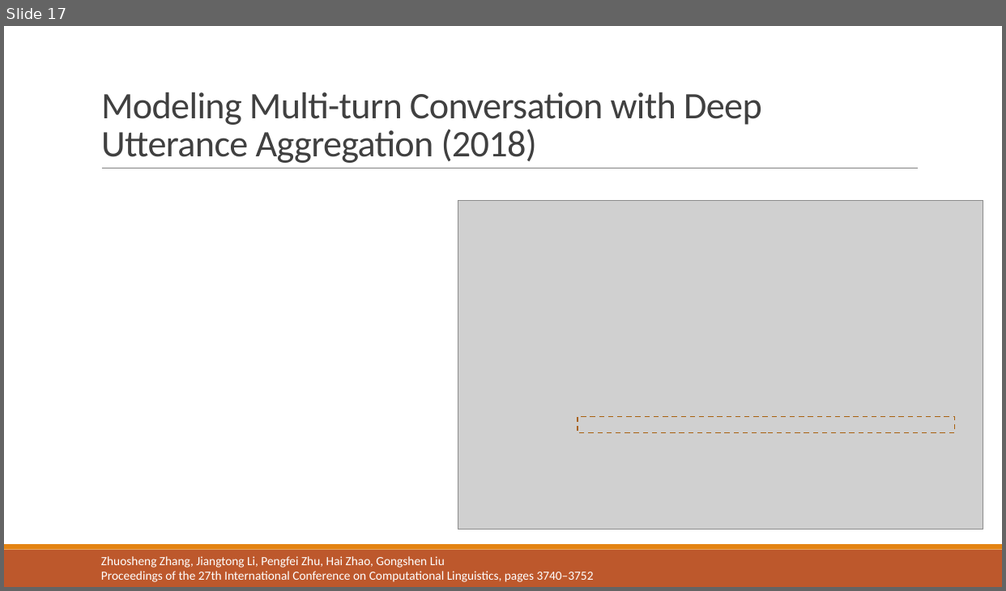
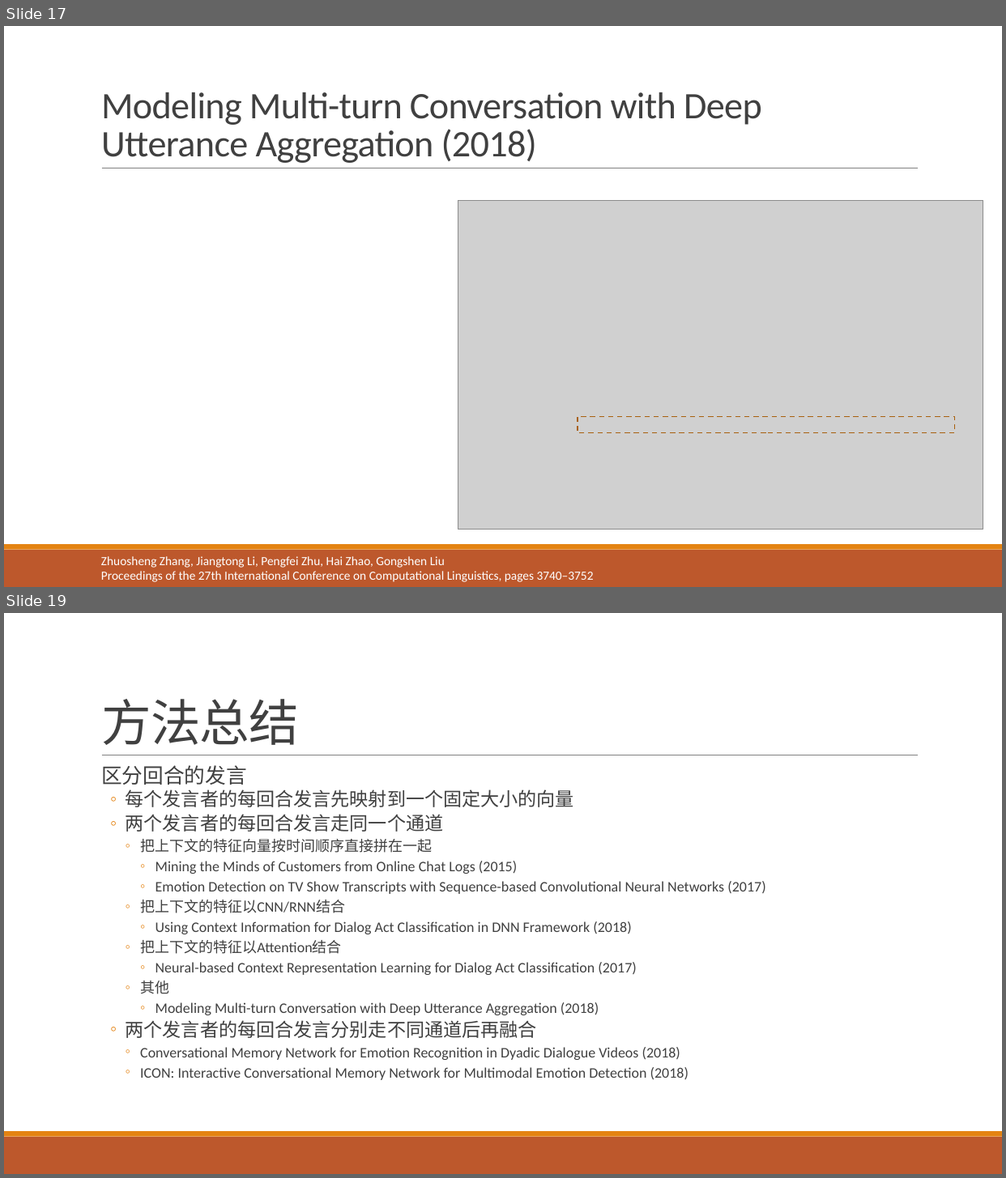
Before and after one commit to liangxh/grad, a slide deck: [报告] Text Emotion Detection.pptx. Shown one above the other, each under a label of ours: slide 17 before the commit, slides 17 and 19 after it; the slides between them are not shown. The pictures are 1006x591 and 1006x1178 pixels, drawn with LibreOffice and Linux fonts; fonts in the diff are those of the drawing; grey boxes stand for pictures. Boxes give left, top, right and bottom in pixels: in the first picture for what was removed or moved away, otherwise in the second. Text is boxed around its words. In the diff, an @@ line names an element or a change of style, - is before the commit and + after.

```diff
--- a/[报告] Text Emotion Detection.pptx
+++ b/[报告] Text Emotion Detection.pptx
@@ slide 19 added at [4, 613, 1002, 1174], background #FFFFFF; not listed: 3 template elements that a slide beside it also shows @@
@@ title added at [101, 699, 299, 745], 48 pt, text #404040 @@
+方法总结
@@ text added at [101, 765, 765, 1080], 14 pt, text #404040 @@
+  区分回合的发言
+  ◦ 每个发言者的每回合发言先映射到一个固定大小的向量
+  ◦ 两个发言者的每回合发言走同一个通道
+    ◦ 把上下文的特征向量按时间顺序直接拼在一起
+      ◦ Mining the Minds of Customers from Online Chat Logs (2015)
+      ◦ Emotion Detection on TV Show Transcripts with Sequence-based Convolutional Neural Networks (2017)
+    ◦ 把上下文的特征以CNN/RNN结合
+      ◦ Using Context Information for Dialog Act Classification in DNN Framework (2018)
+    ◦ 把上下文的特征以Attention结合
+      ◦ Neural-based Context Representation Learning for Dialog Act Classification (2017)
+    ◦ 其他
+      ◦ Modeling Multi-turn Conversation with Deep Utterance Aggregation (2018)
+  ◦ 两个发言者的每回合发言分别走不同通道后再融合
+    ◦ Conversational Memory Network for Emotion Recognition in Dyadic Dialogue Videos (2018)
+    ◦ ICON: Interactive Conversational Memory Network for Multimodal Emotion Detection (2018)
```
Also in this commit, not shown: 1 other slide added, 1 slide removed, 14 other files.
